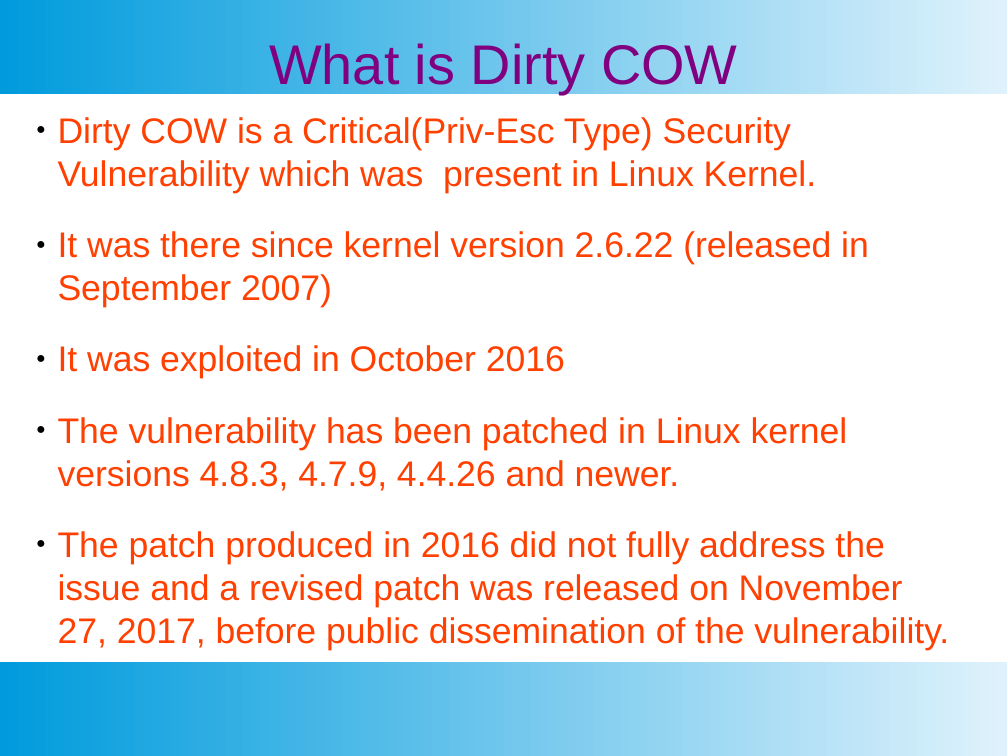
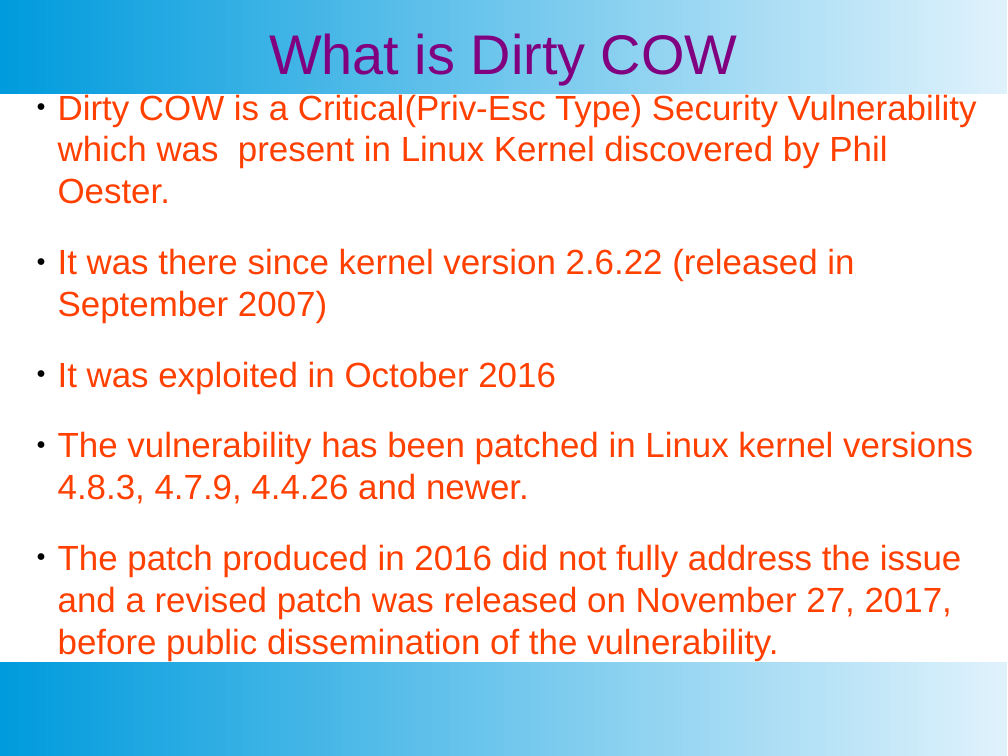
Before and after one commit to SubhajitCode/Seminar, a slide deck: slide 4 of Seminar 02/Seminar 2.pptx. Drawn at 1008x756 pixels with LibreOffice and Linux fonts; fonts in the diff are those of the drawing. Boxes give left, top, right and bottom in pixels: in the first picture for what was removed or moved away, otherwise in the second. Text is boxed around its words. In the diff, an @@ line names an element or a change of style, - is before the commit and + after.

```diff
--- a/Seminar 02/Seminar 2.pptx
+++ b/Seminar 02/Seminar 2.pptx
@@ text "What is Dirty COW": place and size @@
-text "What is Dirty COW" at bbox=[269, 43, 737, 94]
+text "What is Dirty COW" at bbox=[269, 33, 737, 84]
@@ text "Dirty COW is a Critical(Priv-Esc ...": place and size @@
-text "Dirty COW is a Critical(Priv-Esc ..." at bbox=[58, 117, 949, 650]
+text "Dirty COW is a Critical(Priv-Esc ..." at bbox=[58, 91, 977, 661]
@@ text at bbox=[58, 91, 977, 204]: text changed; size 28 to 27.5 pt @@
-● Dirty COW is a Critical(Priv-Esc Type) Security Vulnerability which was present in Linux Kernel.
+● Dirty COW is a Critical(Priv-Esc Type) Security Vulnerability which was present in Linux Kernel discovered by Phil Oester.
@@ text at bbox=[58, 248, 973, 661]: size 28 to 27.5 pt in "It was there since kernel version 2.6.22 ...", "It was exploited in October 2016", "The vulnerability has been patched in Linux ...", "The patch produced in 2016 did not ..." @@
```
Also in this commit, not shown: 11 other slides changed, 4 other files.
